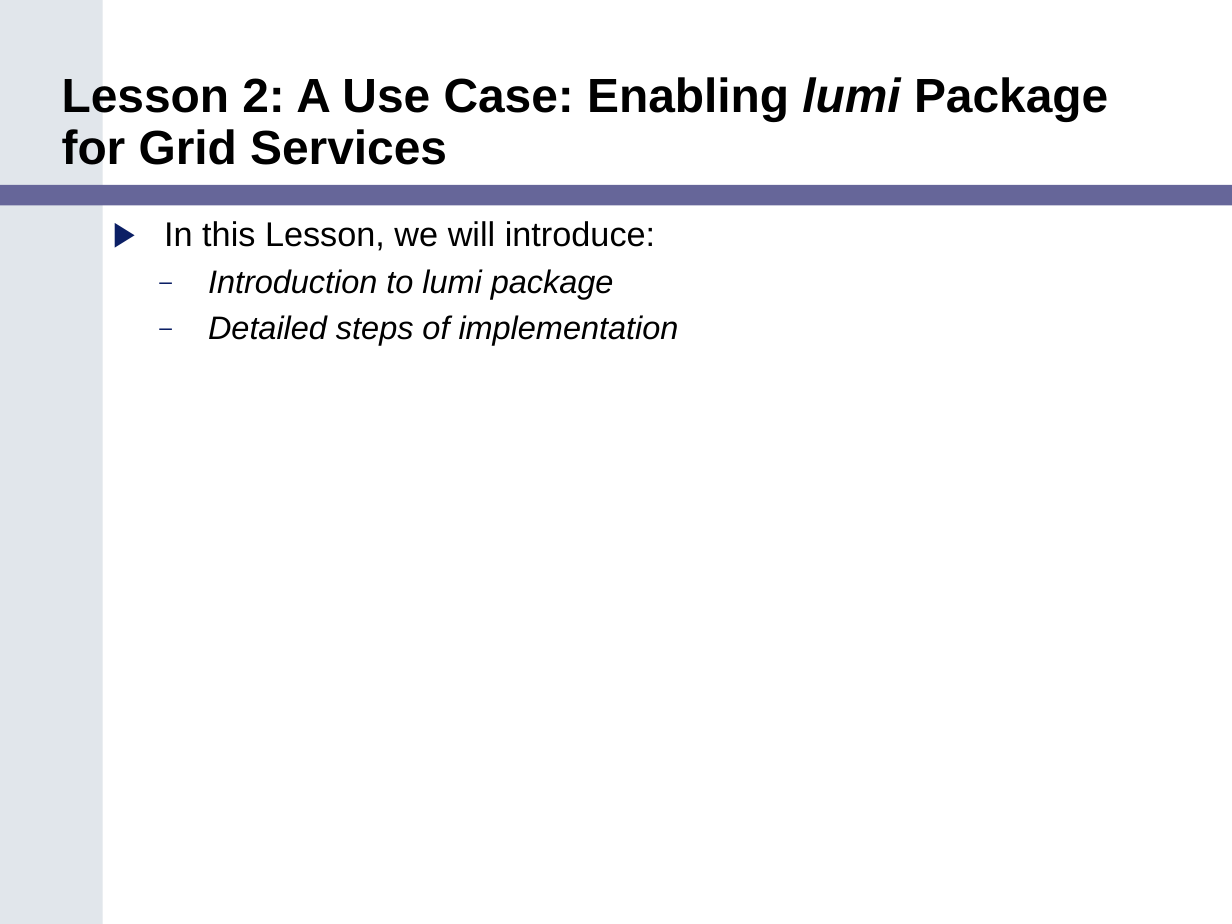
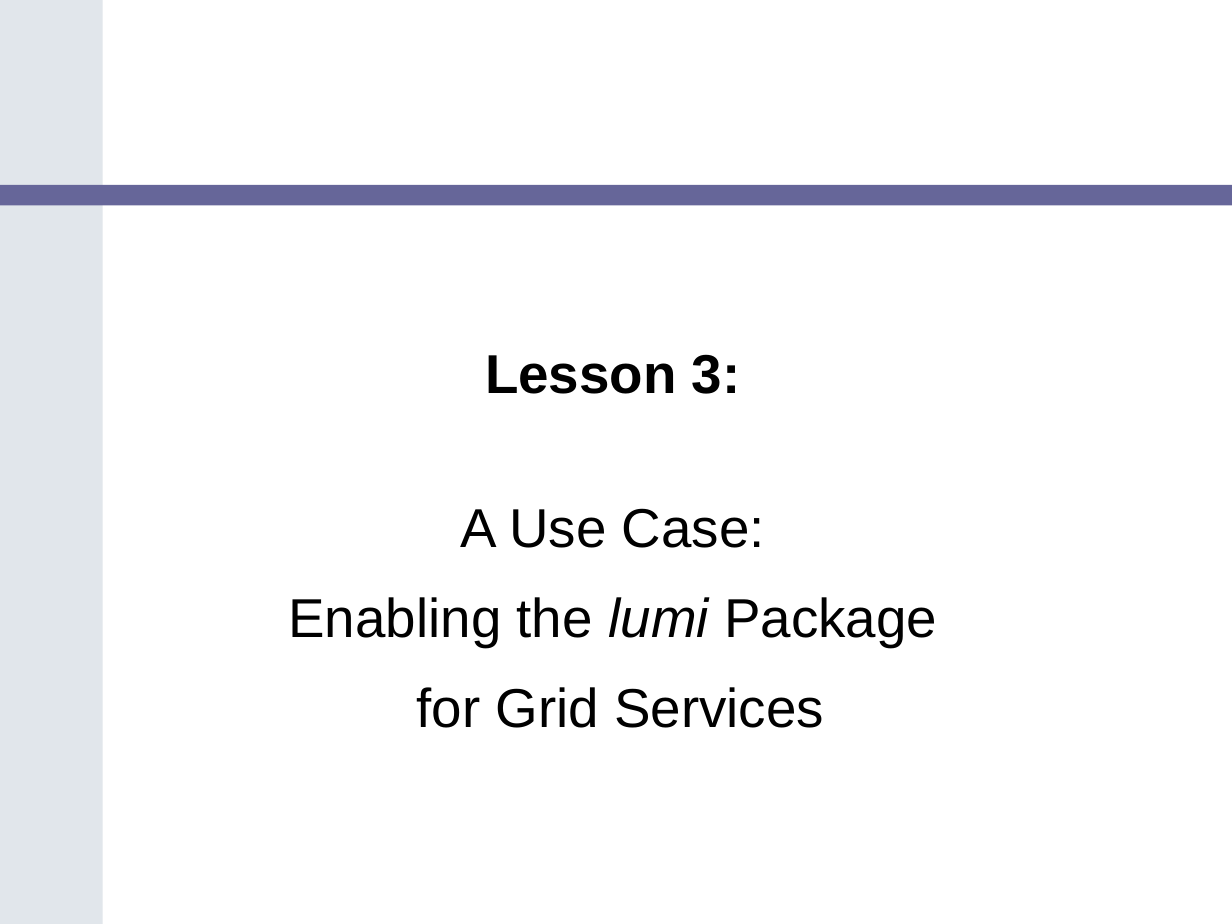
Before and after one commit to NCIP/bioconductor, a slide deck: slide 25 of bioconductor/Adopter_Northwestern/Task 2.11.2_Final Training Modules/caBIG_Bioconductor_Training_Module.ppt (slide 14 before the commit). Drawn at 1232x924 pixels with LibreOffice and Linux fonts; fonts in the diff are those of the drawing. Boxes give left, top, right and bottom in pixels: in the first picture for what was removed or moved away, otherwise in the second. Text is boxed around its words. In the diff, an @@ line names an element or a change of style, - is before the commit and + after.

```diff
--- a/bioconductor/Adopter_Northwestern/Task 2.11.2_Final Training Modules/caBIG_Bioconductor_Training_Module.ppt
+++ b/bioconductor/Adopter_Northwestern/Task 2.11.2_Final Training Modules/caBIG_Bioconductor_Training_Module.ppt
@@ text removed at box(164, 221, 679, 345) @@
-▶ In this Lesson, we will introduce:
-  – Introduction to lumi package
-  – Detailed steps of implementation
@@ text "Lesson 3:" at box(288, 354, 937, 728): vertical alignment bottom to top @@
@@ text at box(288, 354, 937, 728): text changed; size 28 to 32 pt; bold off @@
-Lesson 2: A Use Case: Enabling lumi Package for Grid Services
+Lesson 3:
+A Use Case:
+Enabling the lumi Package
+for Grid Services
```
Also in this commit, not shown: 13 other slides changed, 13 slides added, 2 slides removed, 1 other file.
